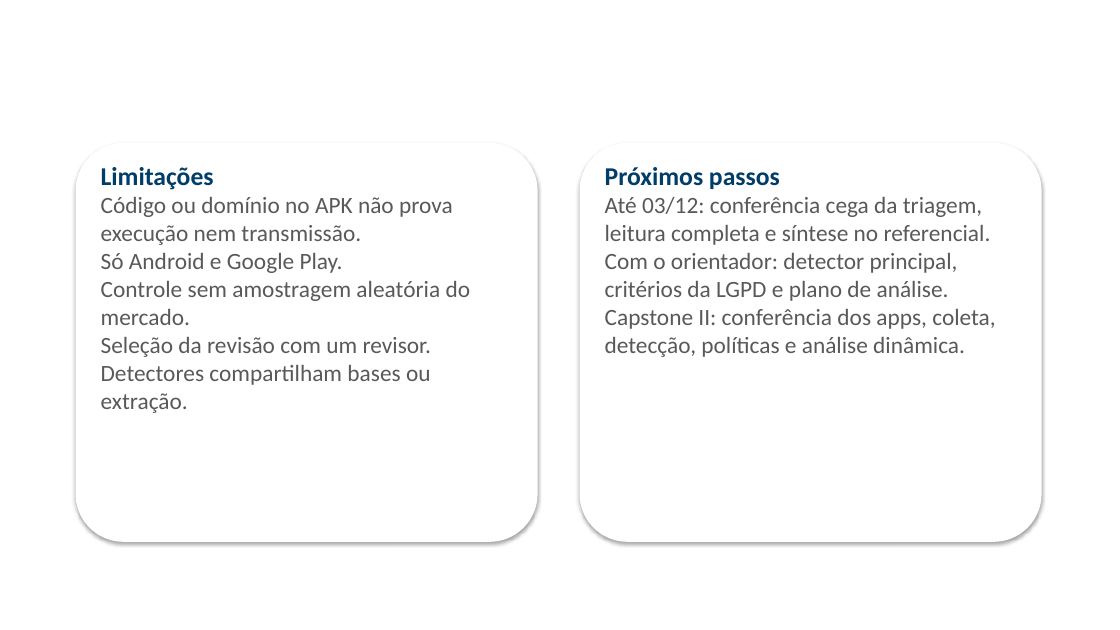
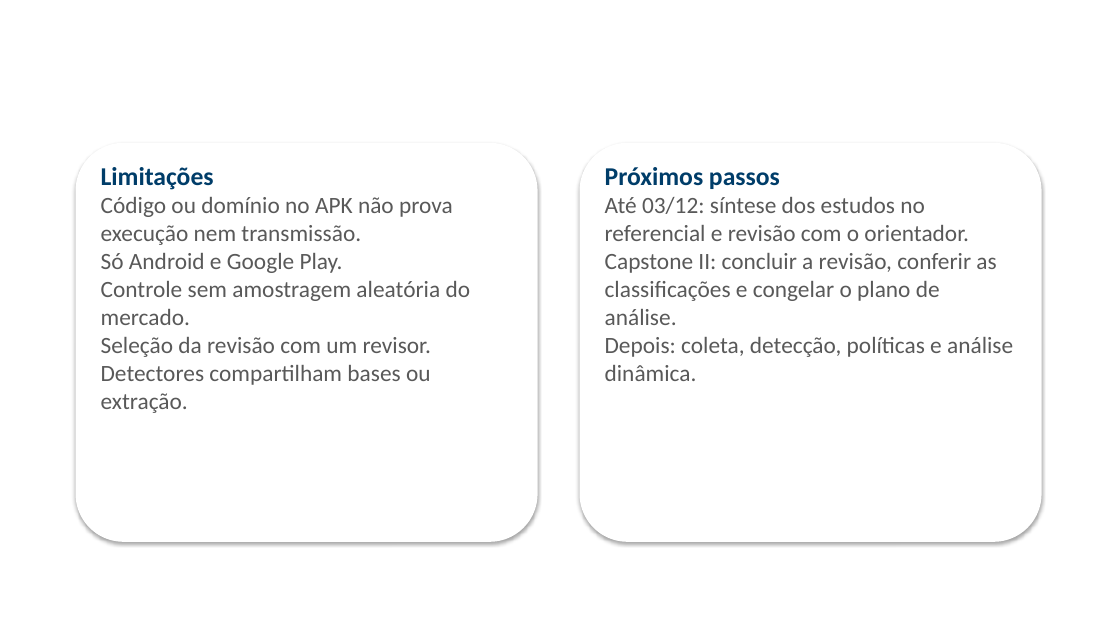
Before and after one commit to ClaudioAMF1/TCC, a slide deck: slide 13 of tcc/apresentacao/simulacao-defesa-rascunho.pptx. Drawn at 1120x630 pixels with LibreOffice and Linux fonts; fonts in the diff are those of the drawing; background and template pictures are left out. Boxes give left, top, right and bottom in pixels: in the first picture for what was removed or moved away, otherwise in the second. Text is boxed around its words. In the diff, an @@ line names an element or a change of style, - is before the commit and + after.

```diff
--- a/tcc/apresentacao/simulacao-defesa-rascunho.pptx
+++ b/tcc/apresentacao/simulacao-defesa-rascunho.pptx
@@ text at (605, 197, 1013, 381): text changed @@
-Até 03/12: conferência cega da triagem, leitura completa e síntese no referencial.
-Com o orientador: detector principal, critérios da LGPD e plano de análise.
-Capstone II: conferência dos apps, coleta, detecção, políticas e análise dinâmica.
+Até 03/12: síntese dos estudos no referencial e revisão com o orientador.
+Capstone II: concluir a revisão, conferir as classificações e congelar o plano de análise.
+Depois: coleta, detecção, políticas e análise dinâmica.
```
Also in this commit, not shown: 1 other slide changed, 13 other files.
